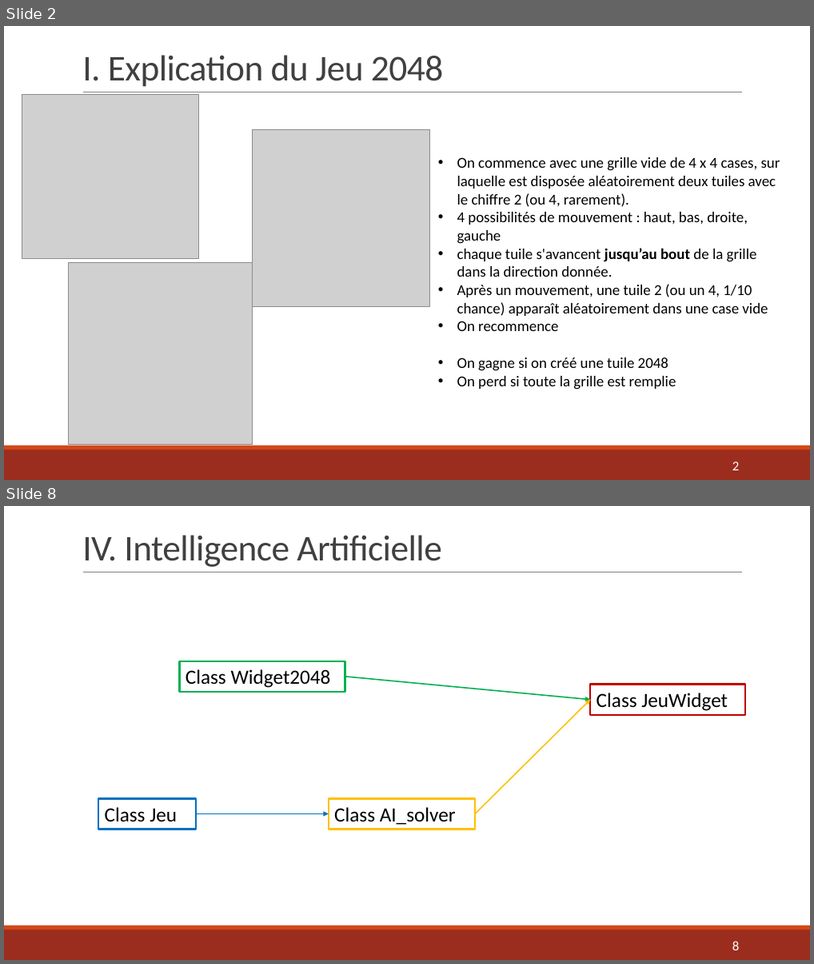
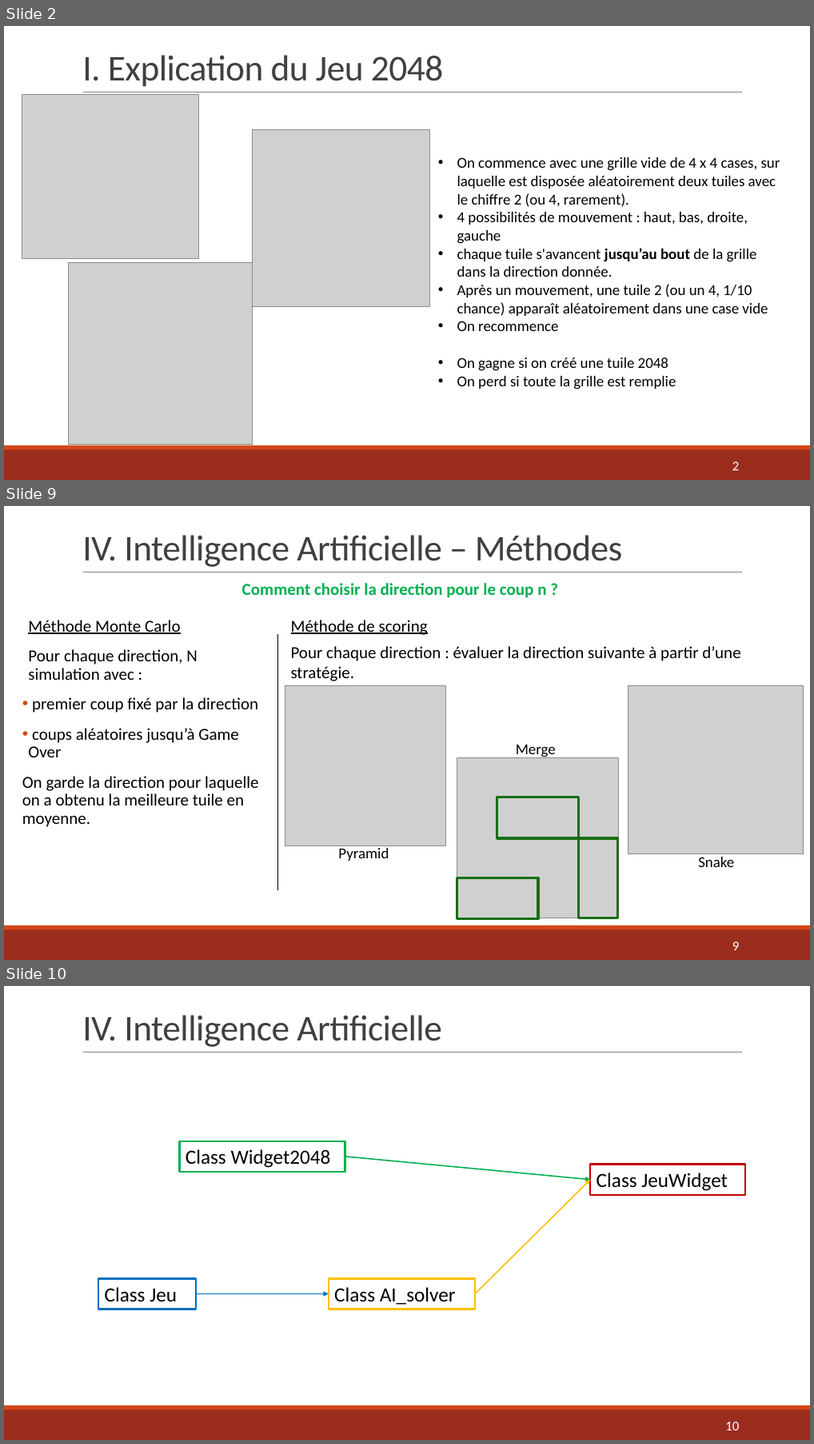
Before and after one commit to AlexandraDarco/prog_2048, a slide deck: Projet Info – Jeu 2048.pptx. Shown one above the other, each under a label of ours: slides 2 and 8 before the commit, slides 2, 9 and 10 after it; the slides between them are not shown. The pictures are 814x964 and 814x1444 pixels, drawn with LibreOffice and Linux fonts; fonts in the diff are those of the drawing; grey boxes stand for pictures. Boxes give left, top, right and bottom in pixels: in the first picture for what was removed or moved away, otherwise in the second. Text is boxed around its words. In the diff, an @@ line names an element or a change of style, - is before the commit and + after.

```diff
--- a/Projet Info – Jeu 2048.pptx
+++ b/Projet Info – Jeu 2048.pptx
@@ slide 9 added at bbox=[4, 506, 810, 960], background #FFFFFF; not listed: 3 template elements that a slide beside it also shows @@
@@ title added at bbox=[82, 535, 622, 567], 43.2 pt, text #404040 @@
+IV. Intelligence Artificielle – Méthodes
@@ text added at bbox=[242, 583, 546, 598], 20 pt, text #00B050, bold @@
+Comment choisir la direction pour le coup n ?
@@ text added at bbox=[22, 620, 258, 827], 20 pt, text #000000 @@
+  Méthode Monte Carlo
+  Pour chaque direction, N simulation avec :
+• premier coup fixé par la direction
+• coups aléatoires jusqu’à Game Over
+On garde la direction pour laquelle on a obtenu la meilleure tuile en moyenne.
@@ text added at bbox=[291, 620, 428, 635], 20 pt, text #000000, underline @@
+  Méthode de scoring
@@ line added from (278, 634) to (278, 890), #000000 1 pt @@
@@ text added at bbox=[291, 646, 741, 681], 20 pt, text #000000 @@
+Pour chaque direction : évaluer la direction suivante à partir d’une stratégie.
@@ picture added at bbox=[285, 685, 446, 846] @@
@@ picture added at bbox=[629, 685, 804, 853] @@
@@ text added at bbox=[516, 744, 556, 759], 18 pt, text #000000 @@
+Merge
@@ picture added at bbox=[458, 758, 619, 918] @@
@@ rectangle added at bbox=[498, 797, 578, 838], outline #176F16 3 pt @@
@@ rectangle added at bbox=[578, 838, 618, 918], outline #176F16 3 pt @@
@@ text added at bbox=[338, 845, 389, 860], 18 pt, text #000000 @@
+Pyramid
@@ text added at bbox=[698, 856, 734, 867], 18 pt, text #000000 @@
+Snake
@@ rectangle added at bbox=[457, 877, 538, 919], outline #176F16 3 pt @@
@@ page number added at bbox=[733, 941, 739, 950], 16 pt, text #FFFFFF @@
+9
@@ what was slide 8 is now slide 10 @@
@@ page number at bbox=[726, 1421, 739, 1430]: text changed @@
-8
+10
```
Also in this commit, not shown: 6 slides changed, 3 other slides added, 1 other file.
